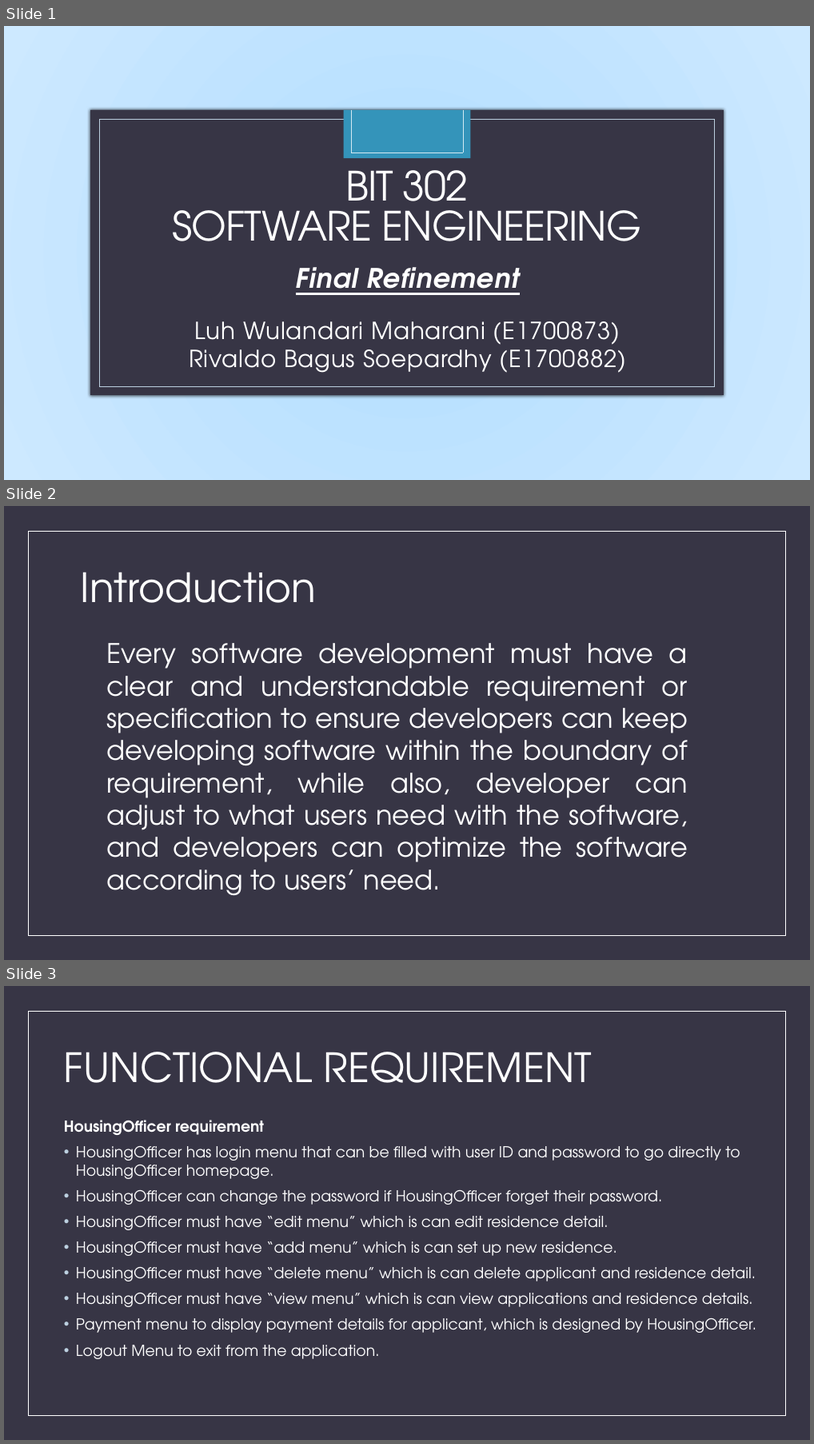
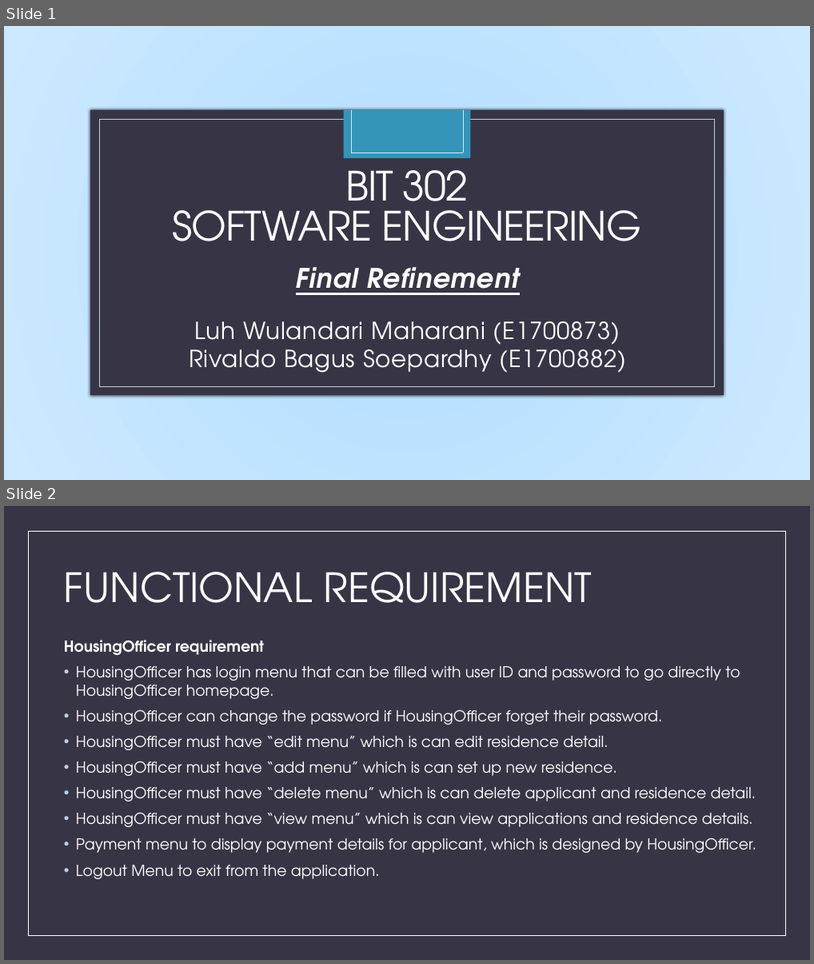
Before and after one commit to aldobagus725/Web-Based-Information-System-for-Micro-Housing-System-in-Kuala-Lumpur, a slide deck: ASS 3 Document/ASS3_BIT302_E1700882_E1700873_PowerPoint.pptx. Shown one above the other, each under a label of ours: slides 1, 2 and 3 before the commit, slides 1 and 2 after it. The pictures are 814x1444 and 814x964 pixels, drawn with LibreOffice and Linux fonts; fonts in the diff are those of the drawing; background and template pictures are left out. Boxes give left, top, right and bottom in pixels: in the first picture for what was removed or moved away, otherwise in the second. Text is boxed around its words. In the diff, an @@ line names an element or a change of style, - is before the commit and + after.

```diff
--- a/ASS 3 Document/ASS3_BIT302_E1700882_E1700873_PowerPoint.pptx
+++ b/ASS 3 Document/ASS3_BIT302_E1700882_E1700873_PowerPoint.pptx
@@ slide 2 removed at box(4, 506, 810, 960), background #373545; not listed: 1 template element that a slide beside it also shows @@
@@ title removed at box(81, 572, 317, 603) @@
-Introduction
@@ text removed at box(107, 643, 688, 896) @@
-Every software development must have a clear and understandable requirement or specification to ensure developers can keep developing software within the boundary of requirement, while also, developer can adjust to what users need with the software, and developers can optimize the software according to users’ need.
@@ what was slide 3 is now slide 2 @@
```
Also in this commit, not shown: 18 other slides removed.
